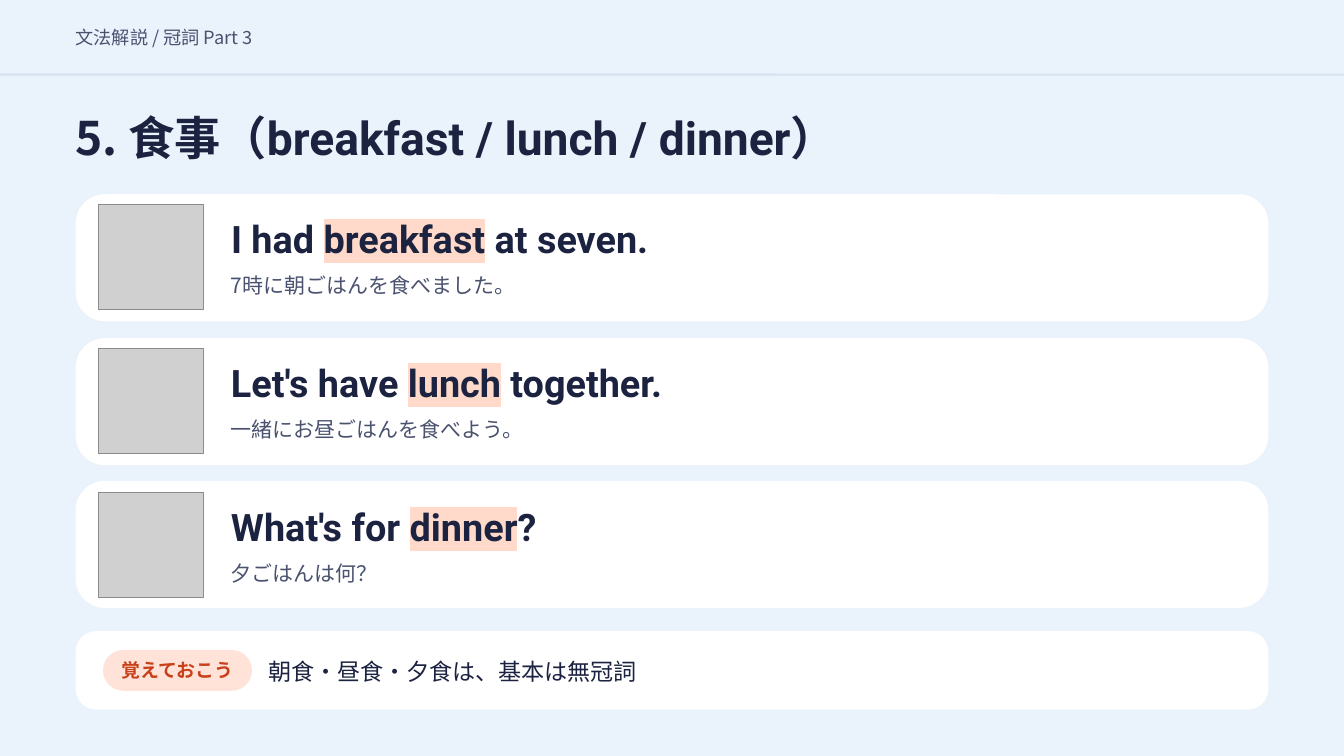
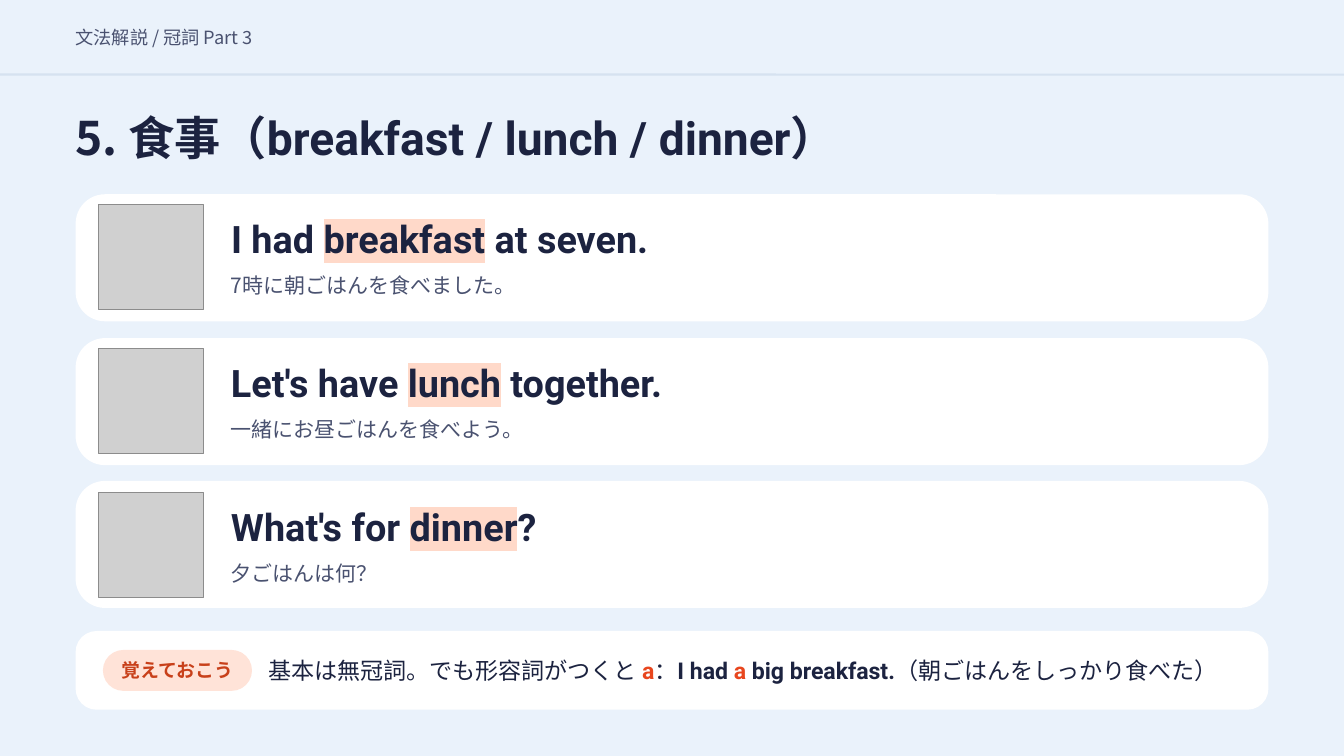
Before and after one commit to hinakajisaki-dev/hina-english, a slide deck: slide 17 of matome/articles-3/articles-3-slides.pptx (slide 14 before the commit). Drawn at 1344x756 pixels with LibreOffice and Linux fonts; fonts in the diff are those of the drawing; grey boxes stand for pictures. Boxes give left, top, right and bottom in pixels: in the first picture for what was removed or moved away, otherwise in the second. Text is boxed around its words. In the diff, an @@ line names an element or a change of style, - is before the commit and + after.

```diff
--- a/matome/articles-3/articles-3-slides.pptx
+++ b/matome/articles-3/articles-3-slides.pptx
@@ text at box(269, 659, 1217, 684): text changed @@
-朝食・昼食・夕食は、基本は無冠詞
+基本は無冠詞。でも形容詞がつくと a：I had a big breakfast.（朝ごはんをしっかり食べた）
```
Also in this commit, not shown: 5 other slides changed, 5 slides added, 24 other files.
